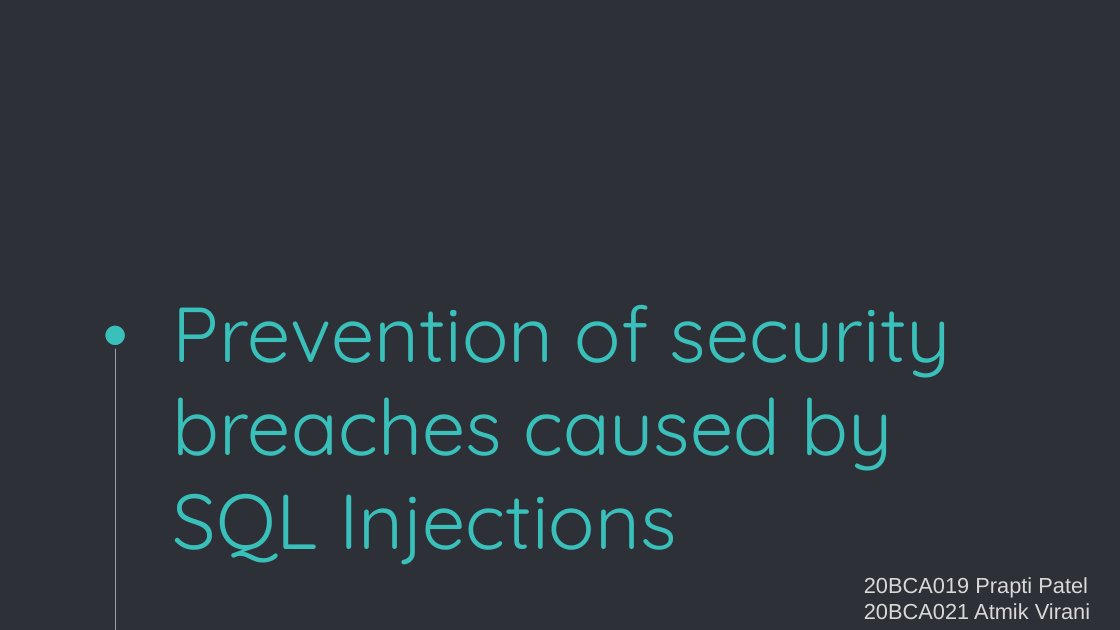
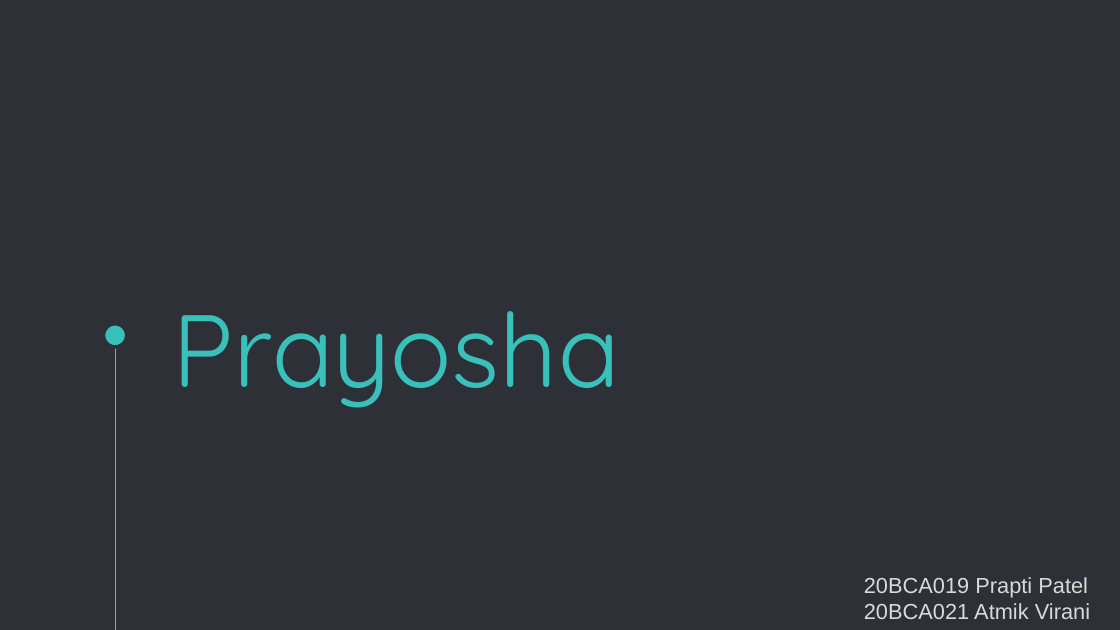
Before and after one commit to praptipatel18/Report, a slide deck: slide 1 of project.pptx. Drawn at 1120x630 pixels with LibreOffice and Linux fonts; fonts in the diff are those of the drawing; background and template pictures are left out. Boxes give left, top, right and bottom in pixels: in the first picture for what was removed or moved away, otherwise in the second. Text is boxed around its words. In the diff, an @@ line names an element or a change of style, - is before the commit and + after.

```diff
--- a/project.pptx
+++ b/project.pptx
@@ title at (x1=173, y1=311, x2=620, y2=408): text changed; size 50 to 66 pt @@
-Prevention of security breaches caused by SQL Injections
+Prayosha
```
Also in this commit, not shown: 1 other slide changed, 15 other files.
